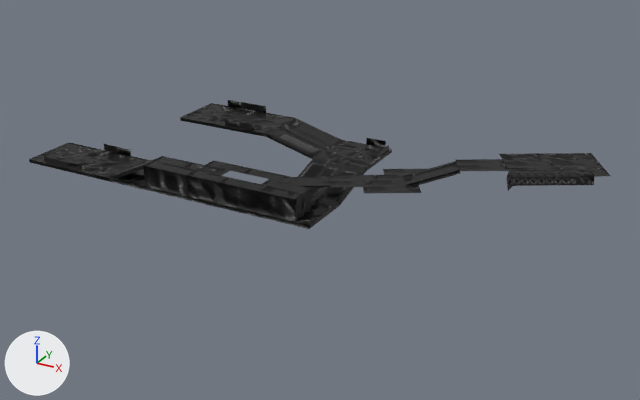
Two versions of the Blender file Content/Placeable/RoadModule/D2/D2.blend, one commit apart.
Rendered twice from a camera (50 mm lens) standing at (9373.0, -8807.0, 4568.0) and looking at (4274.0, 465.0, -67.0). Arrows for +X, +Y and +Z are at lower left; the lights stay in place.

In view in the first picture: 'road'.
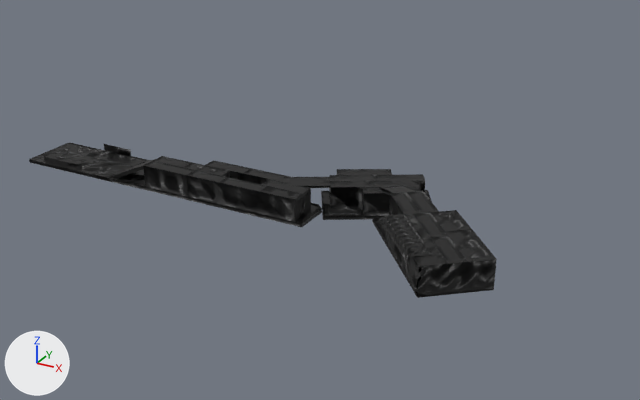
Pixel boxes [x1, y1, x2, y2] of what changed, in the pictures (640 x 400 px; the box of a moved part takes in the faces that stretch with it):
'road', reshaped (19% narrower, 20% taller)
    before: [29, 100, 610, 229]
    after: [29, 143, 497, 298]
part 1 of me_transform5, moved or reshaped
    before: [506, 170, 595, 191]
    after: [380, 214, 432, 266]
part 2 of me_transform5, added (black)
    after: [372, 191, 497, 298]
part 3 of me_transform5, added
    after: [379, 185, 417, 195]
part 4 of me_transform5, deleted (black)
    before: [456, 153, 610, 177]
part 5 of me_transform5, deleted (black)
    before: [403, 161, 460, 185]
part 6 of me_transform5, moved or reshaped
    before: [111, 100, 426, 229]
    after: [112, 159, 432, 227]

What changed in the scene script:
```text
Change me_transform5:
    used by ob_road; location = (0.0, 0.0, 0.0)
    remove me_transform5.from_pydata(...)  # 1759 vertices, 1539 faces; spans x 0.0..7648.0, y -408.0..2355.0, z -50.0..519.0
    add me_transform5.from_pydata(...)  # 1700 vertices, 1514 faces; spans x 0.0..7133.0, y -1619.0..1305.0, z -50.0..517.0
    me_transform5 part 1: the loose piece of 161 vertices spanning x 6490.0..7487.0, y 987.0..1735.0, z 334.0..517.0 is turned -80 degrees about the z axis through its middle, then moved by (-879.0, -2382.0, 0.0)
    me_transform5 part 2: a new loose piece of 389 vertices spanning x 5363.0..7133.0, y -1619.0..275.0, z 150.0..500.0, in mat_masked (its picture is missing)
    me_transform5 part 3: a new loose piece of 48 vertices spanning x 5124.0..5802.0, y -96.0..628.0, z 249.0..499.0, in mat_masked (its picture is missing)
    me_transform5 part 4: the loose piece of 147 vertices spanning x 5790.0..7648.0, y 935.0..2355.0, z 499.0..500.0 is deleted
    me_transform5 part 5: the loose piece of 48 vertices spanning x 5234.0..5977.0, y 643.0..1245.0, z 252.0..500.0 is deleted
    me_transform5 part 6: 63 vertices moved from x 1467.0..5393.0, y -350.0..1168.0, z -45.0..301.0 to x 1464.0..5443.0, y -350.0..1081.0, z -50.0..300.0; 588 vertices removed from x 1527.0..5630.0, y -400.0..1976.0, z -50.0..519.0; 287 vertices added at x 2700.0..5830.0, y -300.0..1305.0, z -50.0..300.0
```
